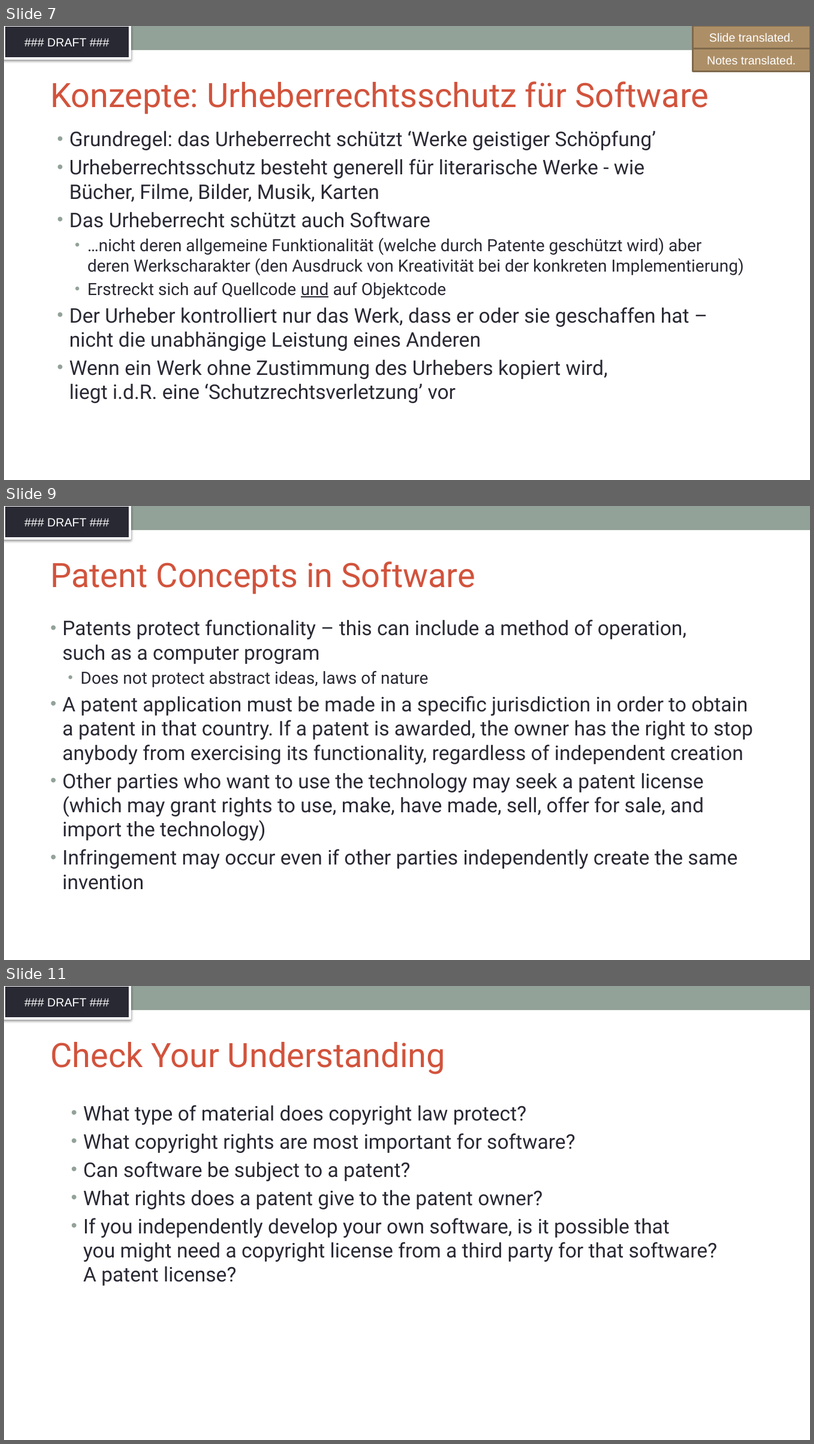
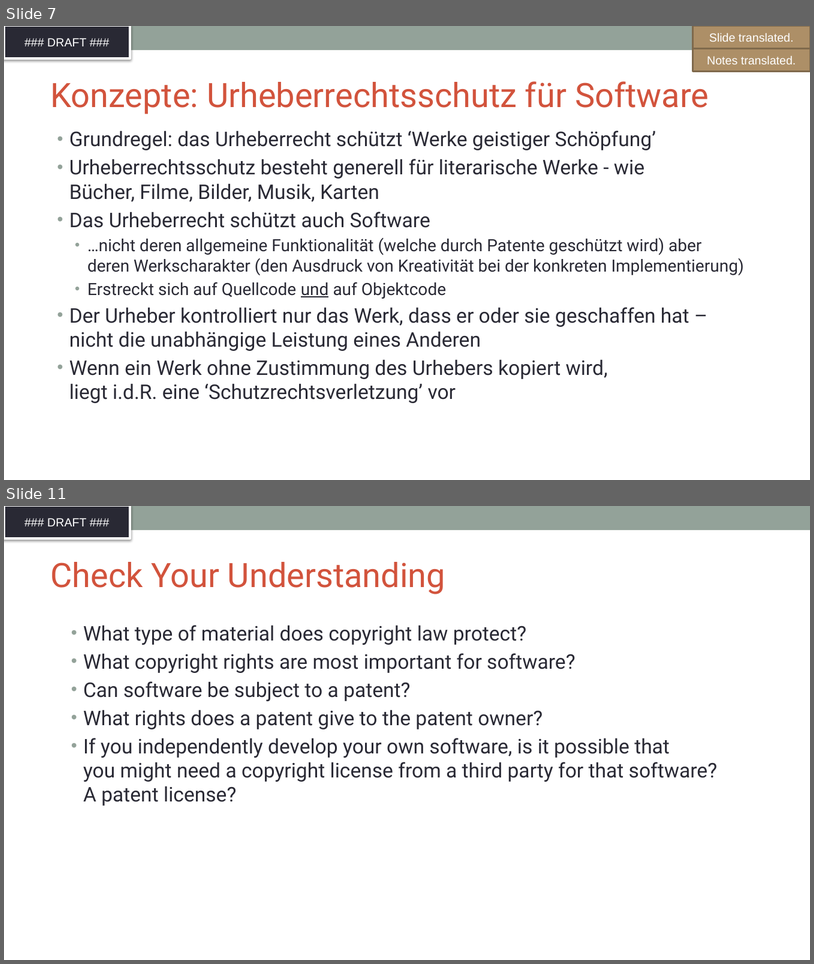
Before and after one commit to SThanheiser/curriculum, a slide deck: translation-DE/slides/DFT_openchain-curriculum-for-1-1_GER.pptx. Shown one above the other, each under a label of ours: slides 7, 9 and 11 before the commit, slides 7 and 11 after it; the slides between them are not shown. The pictures are 814x1444 and 814x964 pixels, drawn with LibreOffice and Linux fonts; fonts in the diff are those of the drawing; background and template pictures are left out. Boxes give left, top, right and bottom in pixels: in the first picture for what was removed or moved away, otherwise in the second. Text is boxed around its words. In the diff, an @@ line names an element or a change of style, - is before the commit and + after.

Commit message:
added translation for slide 8,9,10

```diff
--- a/translation-DE/slides/DFT_openchain-curriculum-for-1-1_GER.pptx
+++ b/translation-DE/slides/DFT_openchain-curriculum-for-1-1_GER.pptx
@@ slide 9 removed at <box>4,506,810,960</box>, background #FFFFFF; not listed: 2 template elements that a slide beside it also shows @@
@@ title removed at <box>50,561,476,594</box> @@
-Patent Concepts in Software
@@ text removed at <box>62,619,753,889</box> @@
-• Patents protect functionality – this can include a method of operation,
-  such as a computer program
-  • Does not protect abstract ideas, laws of nature
-• A patent application must be made in a specific jurisdiction in order to obtain a patent in that country. If a patent is awarded, the owner has the right to stop anybody from exercising its functionality, regardless of independent creation
-• Other parties who want to use the technology may seek a patent license (which may grant rights to use, make, have made, sell, offer for sale, and import the technology)
-• Infringement may occur even if other parties independently create the same invention
```
Also in this commit, not shown: 3 slides added, 2 other slides removed.
